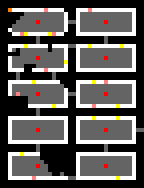
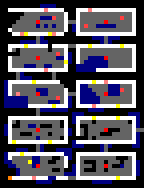
Layered file, before and after one edit (w=144, h=188). Changes by layer:
painted on "UtilityMap" over [8, 8, 124, 180]
painted on "StructureMap" over [4, 4, 140, 184]
